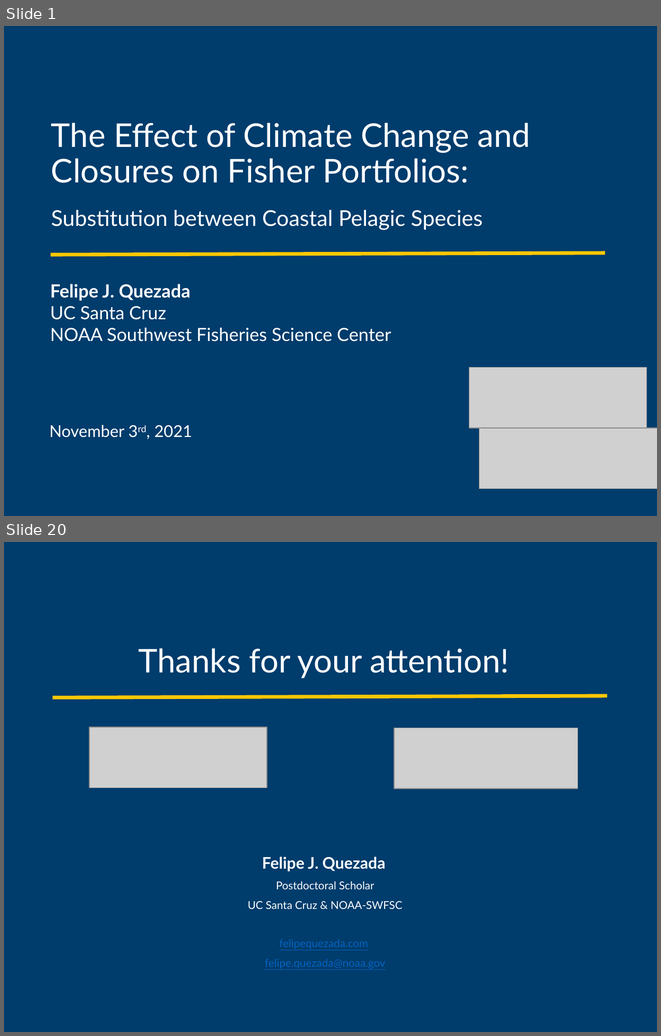
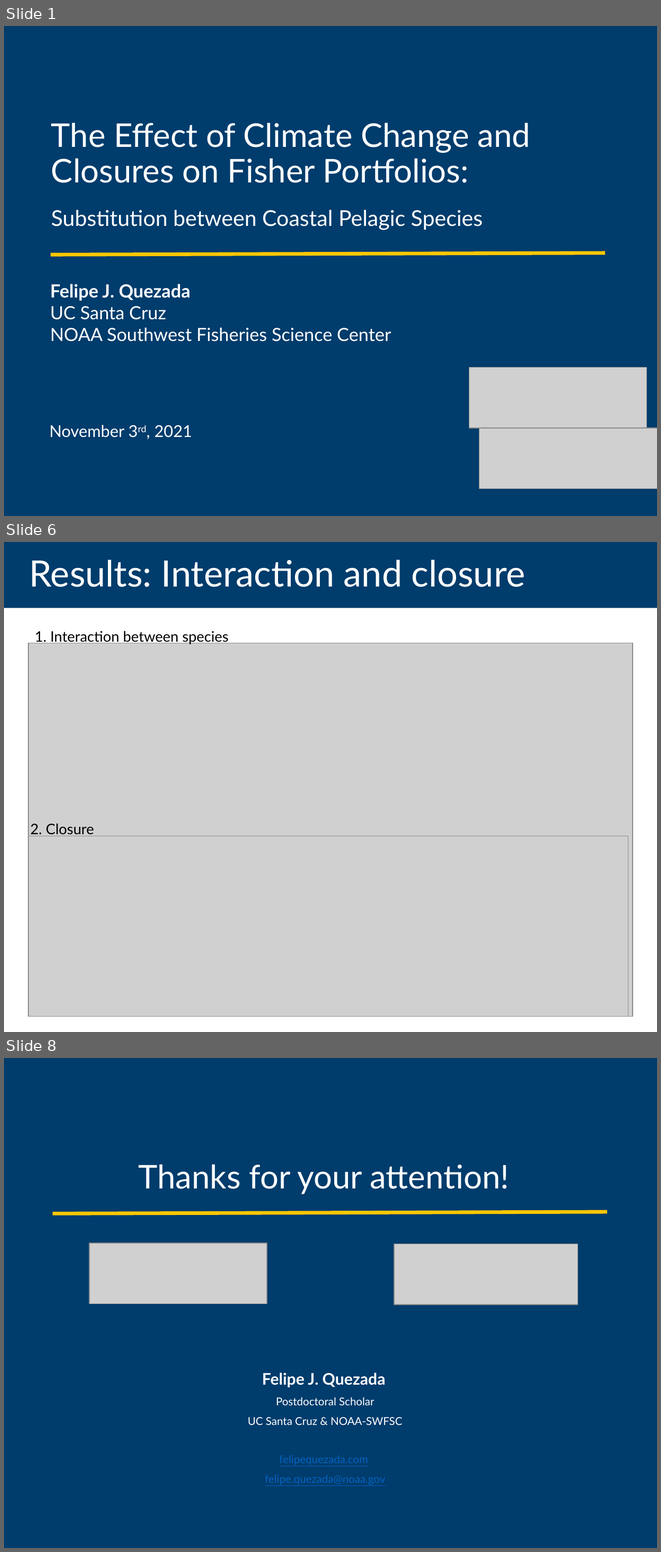
Before and after one commit to futureseas/EconAnalysis, a slide deck: Slides/slides_landing_FQE.pptx. Shown one above the other, each under a label of ours: slides 1 and 20 before the commit, slides 1, 6 and 8 after it; the slides between them are not shown. The pictures are 661x1036 and 661x1552 pixels, drawn with LibreOffice and Linux fonts; fonts in the diff are those of the drawing; grey boxes stand for pictures. Boxes give left, top, right and bottom in pixels: in the first picture for what was removed or moved away, otherwise in the second. Text is boxed around its words. In the diff, an @@ line names an element or a change of style, - is before the commit and + after.

```diff
--- a/Slides/slides_landing_FQE.pptx
+++ b/Slides/slides_landing_FQE.pptx
@@ slide 6 added at bbox=[4, 542, 657, 1032], background #FFFFFF @@
@@ title added at bbox=[4, 542, 657, 608], fill #003C6C, 40 pt, text #FFFFFF @@
+Results: Interaction and closure
@@ text added at bbox=[35, 631, 228, 644], 16 pt, text #000000 @@
+1. Interaction between species
@@ picture added at bbox=[28, 643, 632, 1016] @@
@@ text added at bbox=[30, 823, 94, 836], 16 pt, text #000000 @@
+2. Closure
@@ picture added at bbox=[28, 836, 628, 1016] @@
@@ page number added at bbox=[599, 1003, 606, 1016], 12 pt, text #8C8C8C @@
+6
@@ what was slide 20 is now slide 8 @@
```
Also in this commit, not shown: 7 slides changed, 1 other slide added, 3 slides removed, 5 other files.
